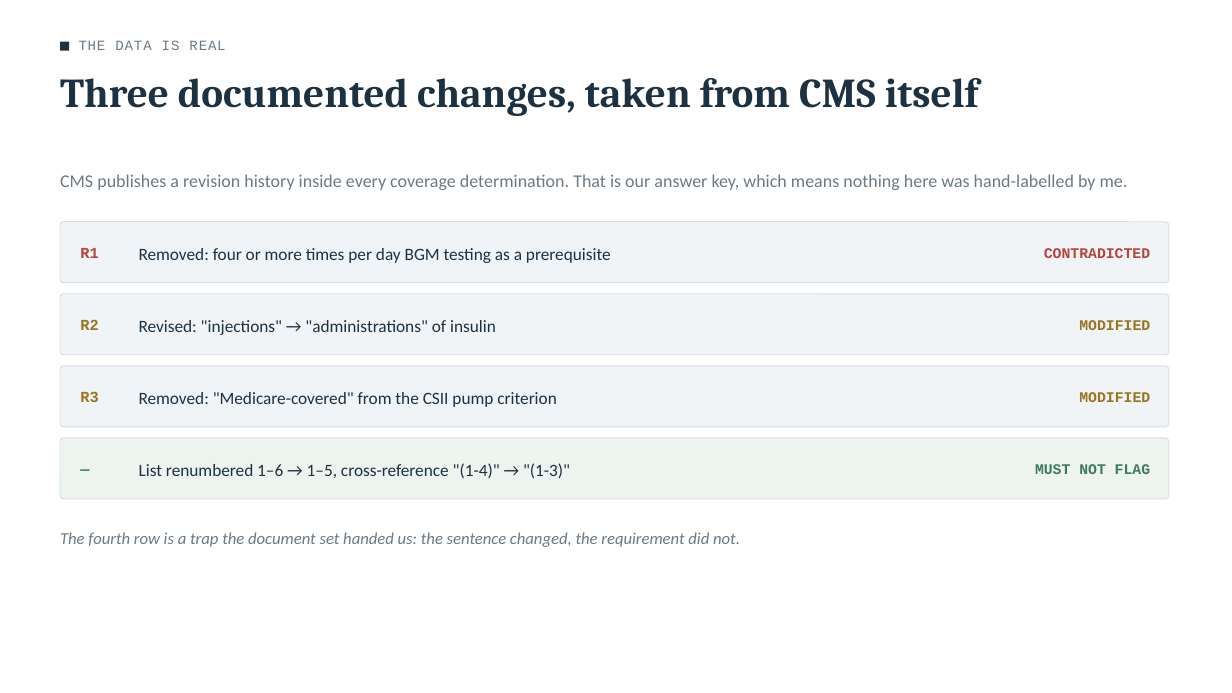
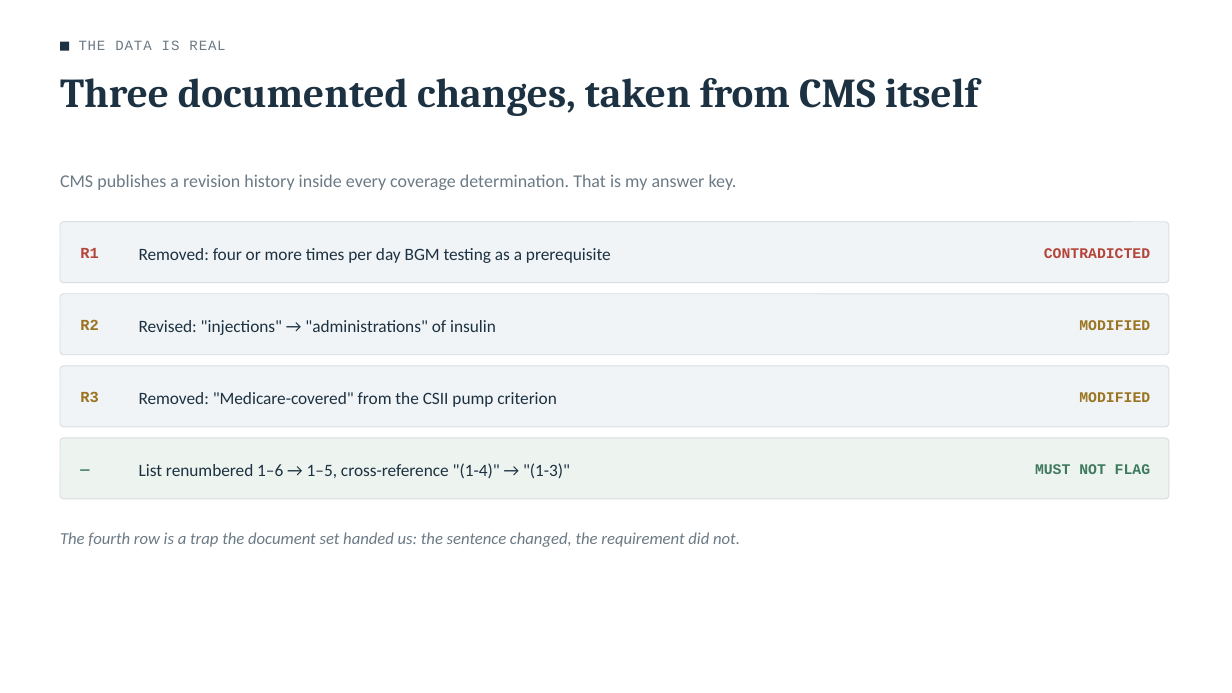
Before and after one commit to nitinchaube/Policy-Drift-Monitor, a slide deck: slide 5 of slides/Presentation.pptx. Drawn at 1232x693 pixels with LibreOffice and Linux fonts; fonts in the diff are those of the drawing. Boxes give left, top, right and bottom in pixels: in the first picture for what was removed or moved away, otherwise in the second. Text is boxed around its words. In the diff, an @@ line names an element or a change of style, - is before the commit and + after.

```diff
--- a/slides/Presentation.pptx
+++ b/slides/Presentation.pptx
@@ text at (x1=60, y1=174, x2=737, y2=190): text changed @@
-CMS publishes a revision history inside every coverage determination. That is our answer key, which means nothing here was hand-labelled by me.
+CMS publishes a revision history inside every coverage determination. That is my answer key.
```
Also in this commit, not shown: 1 other slide changed, 1 other file.
